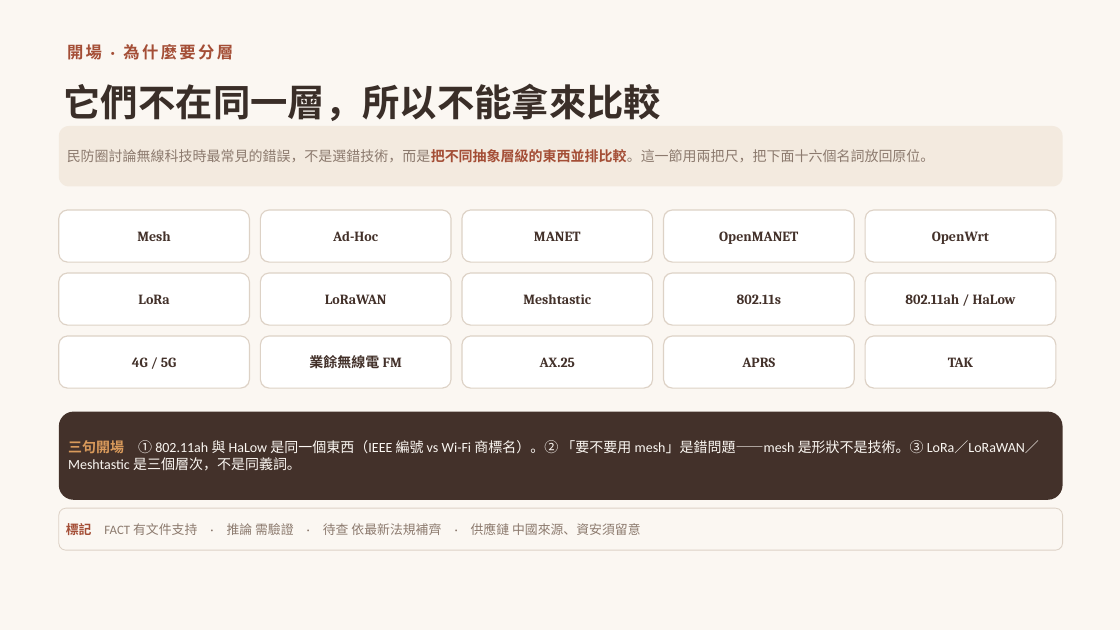
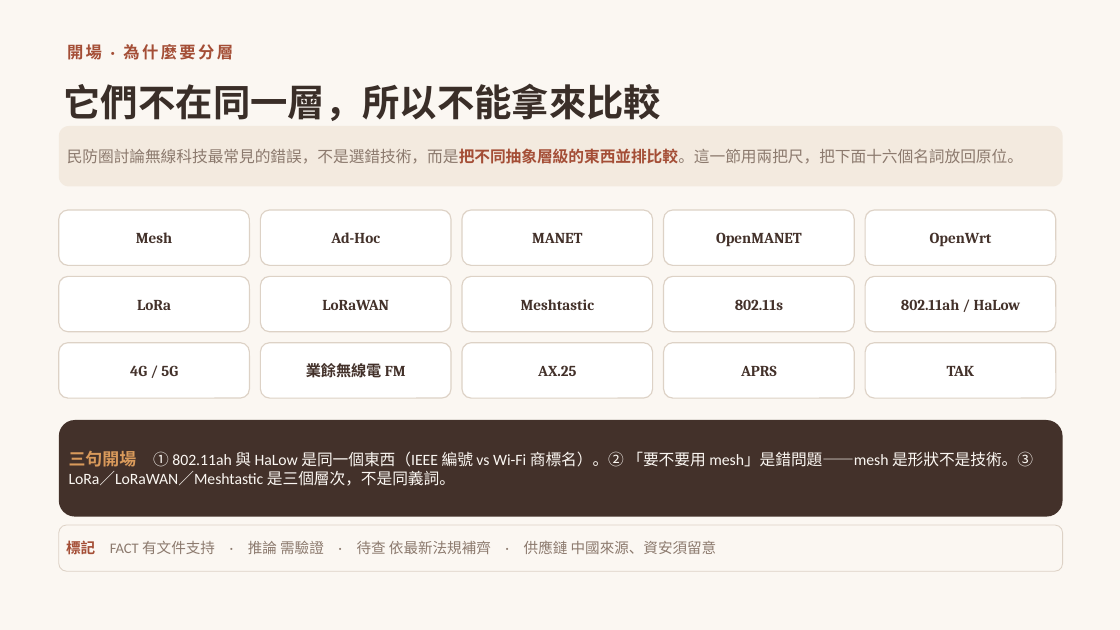
Before and after one commit to winson3QQ/Radio-Advanced, a slide deck: slide 2 of 投影片/進階無線電_第二節_無線科技分層解析.pptx. Drawn at 1120x630 pixels with LibreOffice and Linux fonts; fonts in the diff are those of the drawing. Boxes give left, top, right and bottom in pixels: in the first picture for what was removed or moved away, otherwise in the second. Text is boxed around its words. In the diff, an @@ line names an element or a change of style, - is before the commit and + after.

```diff
--- a/投影片/進階無線電_第二節_無線科技分層解析.pptx
+++ b/投影片/進階無線電_第二節_無線科技分層解析.pptx
@@ text in rounded rectangle at bbox=[67, 148, 1023, 164]: text changed; size 12 to 13.5 pt @@
-民防圈討論無線科技時最常見的錯誤，不是選錯技術，而是把不同抽象層級的東西並排比較。這一節用兩把尺，把下面十六個名詞放回原位。
+民防圈討論無線科技最常見的錯誤，不是選錯技術，而是把不同抽象層級的東西並排比較。這一節用兩把尺，把下面十六個名詞放回原位。
@@ rounded rectangle "Mesh": place and size @@
-rounded rectangle "Mesh" at bbox=[59, 210, 250, 262]
+rounded rectangle "Mesh" at bbox=[59, 210, 250, 266]
@@ rounded rectangle "Ad-Hoc": place and size @@
-rounded rectangle "Ad-Hoc" at bbox=[260, 210, 451, 262]
+rounded rectangle "Ad-Hoc" at bbox=[260, 210, 451, 266]
@@ rounded rectangle "MANET": place and size @@
-rounded rectangle "MANET" at bbox=[462, 210, 653, 262]
+rounded rectangle "MANET" at bbox=[462, 210, 653, 266]
@@ rounded rectangle "OpenMANET": place and size @@
-rounded rectangle "OpenMANET" at bbox=[664, 210, 854, 262]
+rounded rectangle "OpenMANET" at bbox=[664, 210, 854, 266]
@@ rounded rectangle "OpenWrt": place and size @@
-rounded rectangle "OpenWrt" at bbox=[865, 210, 1056, 262]
+rounded rectangle "OpenWrt" at bbox=[865, 210, 1056, 266]
@@ rounded rectangle "LoRa": place and size @@
-rounded rectangle "LoRa" at bbox=[59, 273, 250, 325]
+rounded rectangle "LoRa" at bbox=[59, 276, 250, 332]
@@ rounded rectangle "LoRaWAN": place and size @@
-rounded rectangle "LoRaWAN" at bbox=[260, 273, 451, 325]
+rounded rectangle "LoRaWAN" at bbox=[260, 276, 451, 332]
@@ rounded rectangle "Meshtastic": place and size @@
-rounded rectangle "Meshtastic" at bbox=[462, 273, 653, 325]
+rounded rectangle "Meshtastic" at bbox=[462, 276, 653, 332]
@@ rounded rectangle "802.11s": place and size @@
-rounded rectangle "802.11s" at bbox=[664, 273, 854, 325]
+rounded rectangle "802.11s" at bbox=[664, 276, 854, 332]
@@ rounded rectangle "802.11ah / HaLow": place and size @@
-rounded rectangle "802.11ah / HaLow" at bbox=[865, 273, 1056, 325]
+rounded rectangle "802.11ah / HaLow" at bbox=[865, 276, 1056, 332]
@@ size 12 to 13 pt in 15 elements at bbox=[59, 210, 250, 266], bbox=[260, 210, 451, 266], bbox=[462, 210, 653, 266], bbox=[664, 210, 854, 266], bbox=[865, 210, 1056, 266], bbox=[59, 276, 250, 332], bbox=[260, 276, 451, 332], bbox=[462, 276, 653, 332], bbox=[664, 276, 854, 332], bbox=[865, 276, 1056, 332], bbox=[59, 343, 250, 398], bbox=[260, 343, 451, 398], bbox=[462, 343, 653, 398], bbox=[664, 343, 854, 398], bbox=[865, 343, 1056, 398] @@
@@ 5 rounded rectangles: place and size @@
-5 rounded rectangles at bbox=[59, 336, 1056, 388]
+5 rounded rectangles at bbox=[59, 343, 1056, 398]
@@ rounded rectangle "三句開場 ① 802.11ah 與 HaLow ...": place and size @@
-rounded rectangle "三句開場 ① 802.11ah 與 HaLow ..." at bbox=[59, 412, 1063, 500]
+rounded rectangle "三句開場 ① 802.11ah 與 HaLow ..." at bbox=[59, 420, 1063, 517]
@@ rounded rectangle "三句開場 ① 802.11ah 與 HaLow ..." at bbox=[59, 420, 1063, 517]: size 12 to 14.5 pt in "三句開場"; size 12 to 13.5 pt @@
@@ rounded rectangle "標記 FACT 有文件支持 · 推論 ...": place and size @@
-rounded rectangle "標記 FACT 有文件支持 · 推論 ..." at bbox=[59, 508, 1063, 550]
+rounded rectangle "標記 FACT 有文件支持 · 推論 ..." at bbox=[59, 525, 1063, 571]
@@ rounded rectangle "標記 FACT 有文件支持 · 推論 ..." at bbox=[59, 525, 1063, 571]: size 11 to 12.5 pt @@
```
Also in this commit, not shown: 23 other slides changed, 1 slide added, 2 slides removed.
